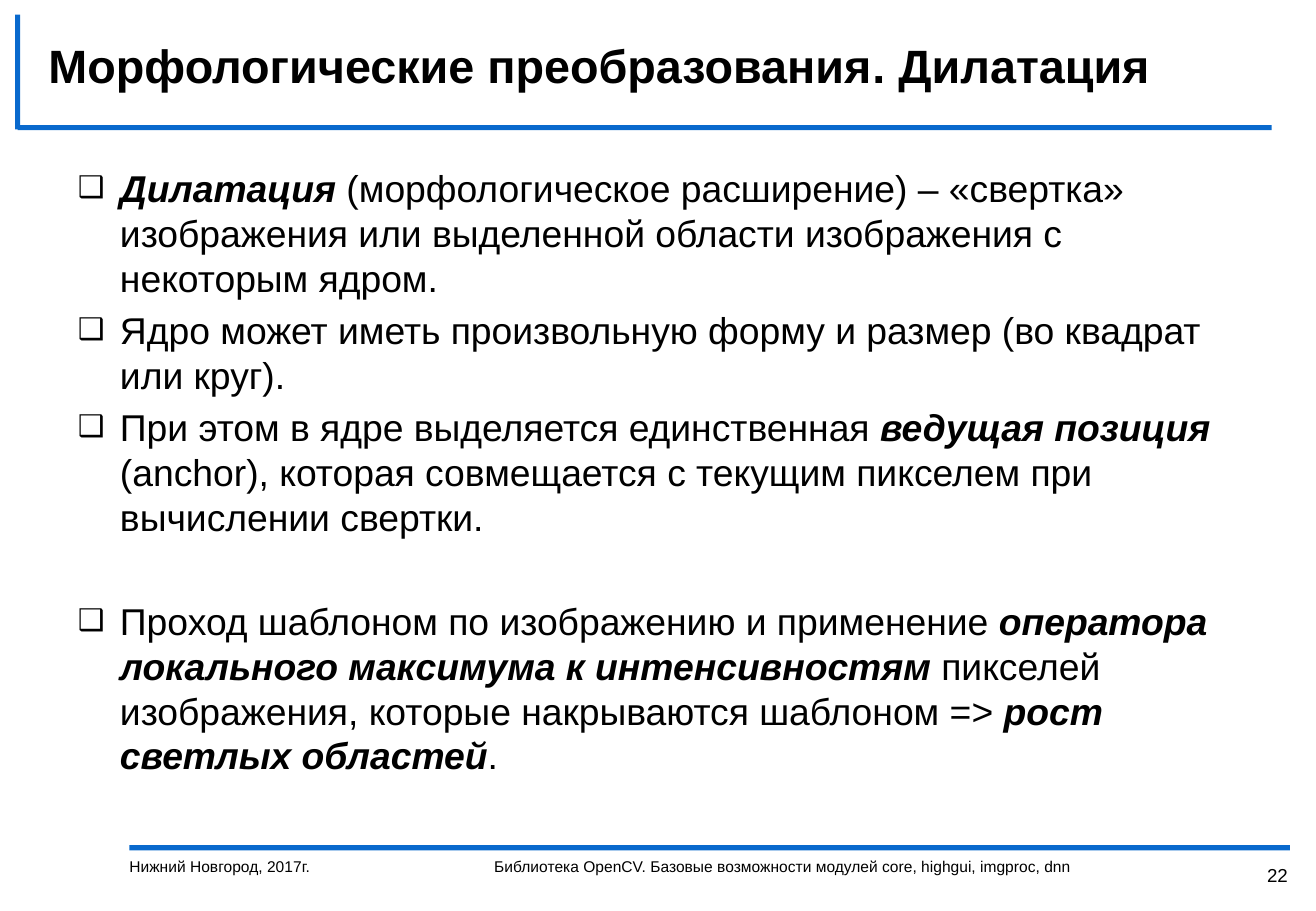
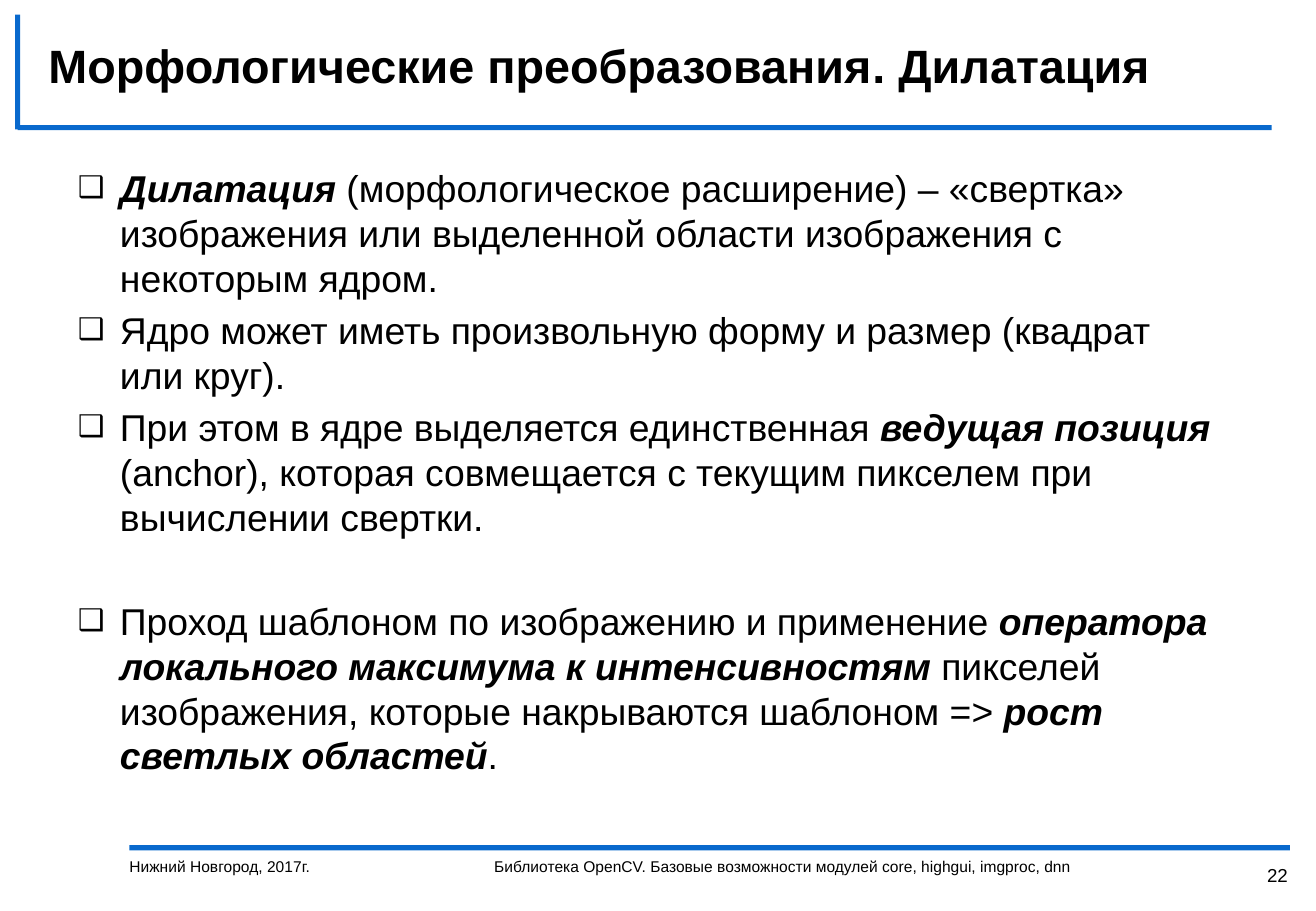
Before and after one commit to vJenny/opencv-dnn-practice, a slide deck: slide 22 of help/Introduction2OpenCV.pptx. Drawn at 1316x911 pixels with LibreOffice and Linux fonts; fonts in the diff are those of the drawing; background and template pictures are left out. Boxes give left, top, right and bottom in pixels: in the first picture for what was removed or moved away, otherwise in the second. Text is boxed around its words. In the diff, an @@ line names an element or a change of style, - is before the commit and + after.

```diff
--- a/help/Introduction2OpenCV.pptx
+++ b/help/Introduction2OpenCV.pptx
@@ text at [120,317,1150,396]: text changed @@
-❑ Ядро может иметь произвольную форму и размер (во квадрат или круг).
+❑ Ядро может иметь произвольную форму и размер (квадрат
+  или круг).
```
Also in this commit, not shown: 2 other slides changed, 1 other file.
